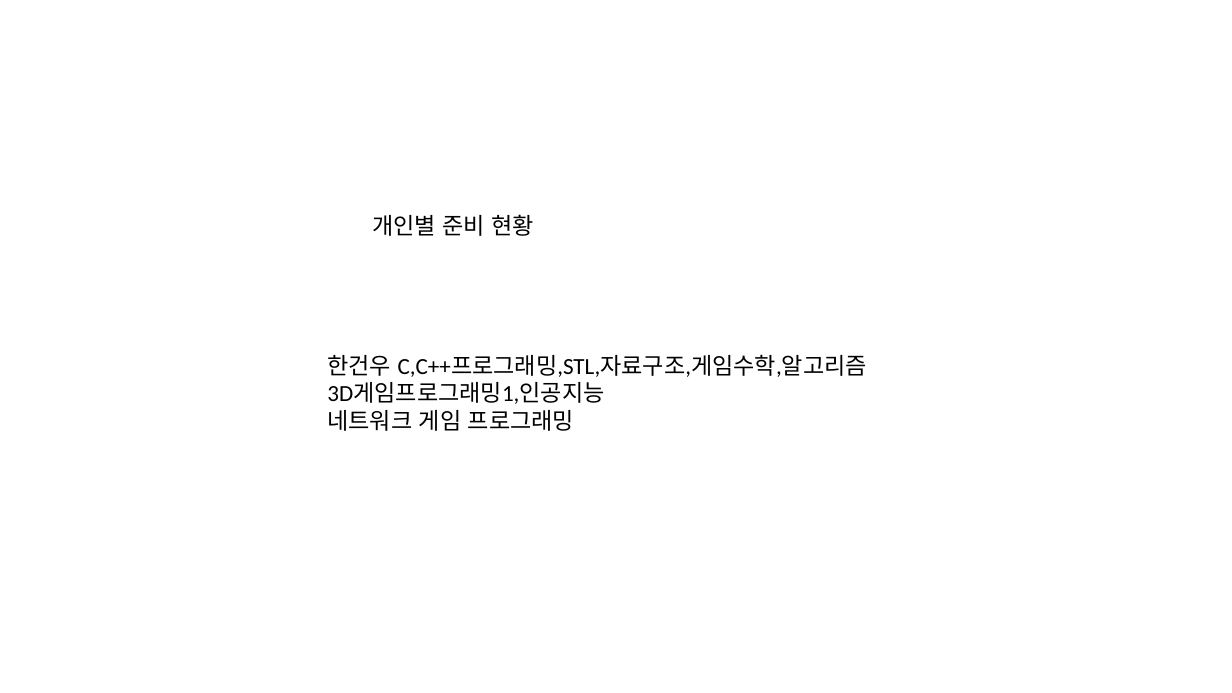
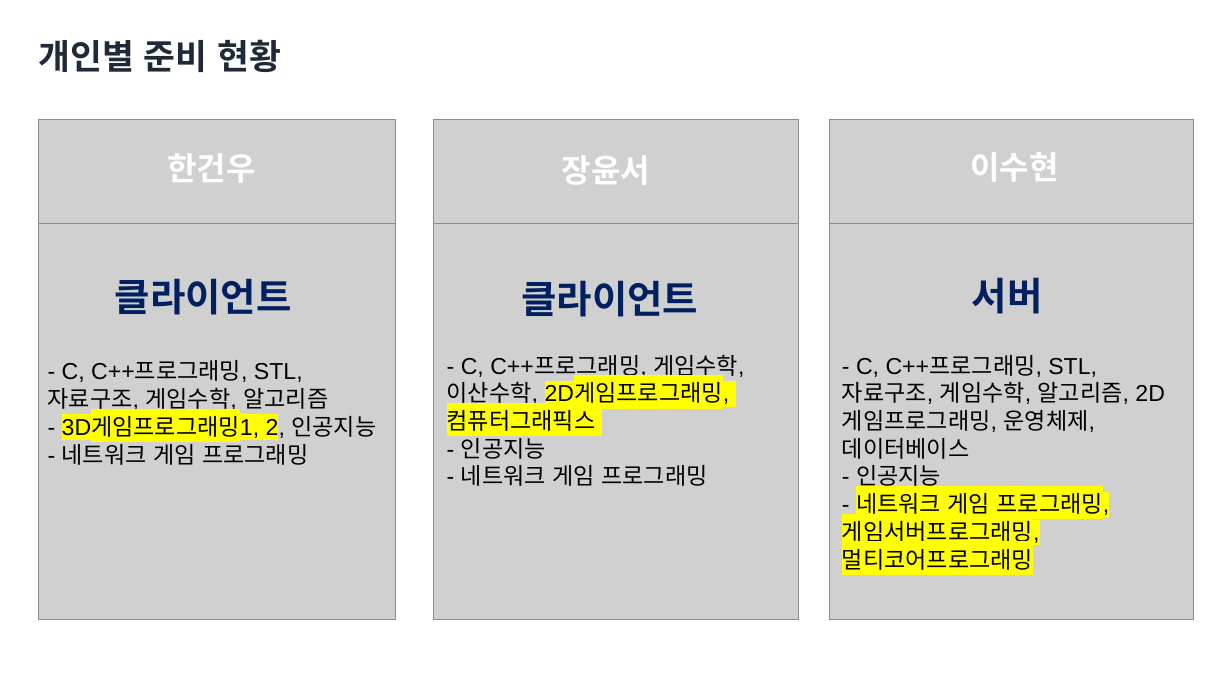
Before and after one commit to yunseo0129/2025_CapstoneGame, a slide deck: slide 14 of Design/종합설계기획.pptx. Drawn at 1232x693 pixels with LibreOffice and Linux fonts; fonts in the diff are those of the drawing; grey boxes stand for pictures; background and template pictures are left out. Boxes give left, top, right and bottom in pixels: in the first picture for what was removed or moved away, otherwise in the second. Text is boxed around its words. In the diff, an @@ line names an element or a change of style, - is before the commit and + after.

Commit message:
로고, 재화 시스템 구조, 개발환경, 개인별준비현황 추가

```diff
--- a/Design/종합설계기획.pptx
+++ b/Design/종합설계기획.pptx
@@ text "개인별 준비 현황": place and size @@
-text "개인별 준비 현황" at <box>372,214,534,236</box>
+text "개인별 준비 현황" at <box>38,39,281,72</box>
@@ text "개인별 준비 현황" at <box>38,39,281,72</box>: size 18 to 27 pt, font Calibri to Lato, text colour #000000 to #1F2937, bold on; line spacing 1 to 30pt @@
@@ picture added at <box>39,119,396,620</box> @@
@@ picture added at <box>39,119,396,223</box> @@
@@ picture added at <box>433,119,798,620</box> @@
@@ picture added at <box>433,119,798,223</box> @@
@@ picture added at <box>829,119,1193,620</box> @@
@@ picture added at <box>829,119,1193,223</box> @@
@@ text added at <box>167,153,255,182</box>, 25 pt, text #FFFFFF, bold @@
+한건우
@@ text added at <box>562,155,650,185</box>, 25 pt, text #FFFFFF, bold @@
+장윤서
@@ text added at <box>970,152,1058,182</box>, 25 pt, text #FFFFFF, bold @@
+이수현
@@ text added at <box>115,278,292,315</box>, 30 pt, text #002060, bold @@
+클라이언트
@@ text added at <box>521,280,698,317</box>, 30 pt, text #002060, bold @@
+클라이언트
@@ text added at <box>972,277,1043,314</box>, 30 pt, text #002060, bold @@
+서버
@@ text added at <box>447,355,744,486</box>, 18 pt, text #000000 @@
+- C, C++프로그래밍, 게임수학, 이산수학, 2D게임프로그래밍, 컴퓨터그래픽스
+- 인공지능
+- 네트워크 게임 프로그래밍
@@ text added at <box>842,355,1129,570</box>, 18 pt, text #000000 @@
+- C, C++프로그래밍, STL, 자료구조, 게임수학, 알고리즘, 2D게임프로그래밍, 운영체제, 데이터베이스
+- 인공지능
+- 네트워크 게임 프로그래밍, 게임서버프로그래밍, 멀티코어프로그래밍
@@ text at <box>48,361,376,465</box>: text changed; font Calibri to Arial @@
-한건우 C,C++프로그래밍,STL,자료구조,게임수학,알고리즘
-3D게임프로그래밍1,인공지능
-네트워크 게임 프로그래밍
+- C, C++프로그래밍, STL, 자료구조, 게임수학, 알고리즘
+- 3D게임프로그래밍1, 2, 인공지능
+- 네트워크 게임 프로그래밍
@@ text added at <box>875,402,1170,448</box>, 12 pt, text #374151 @@
+.
```
Also in this commit, not shown: 4 other slides changed.
